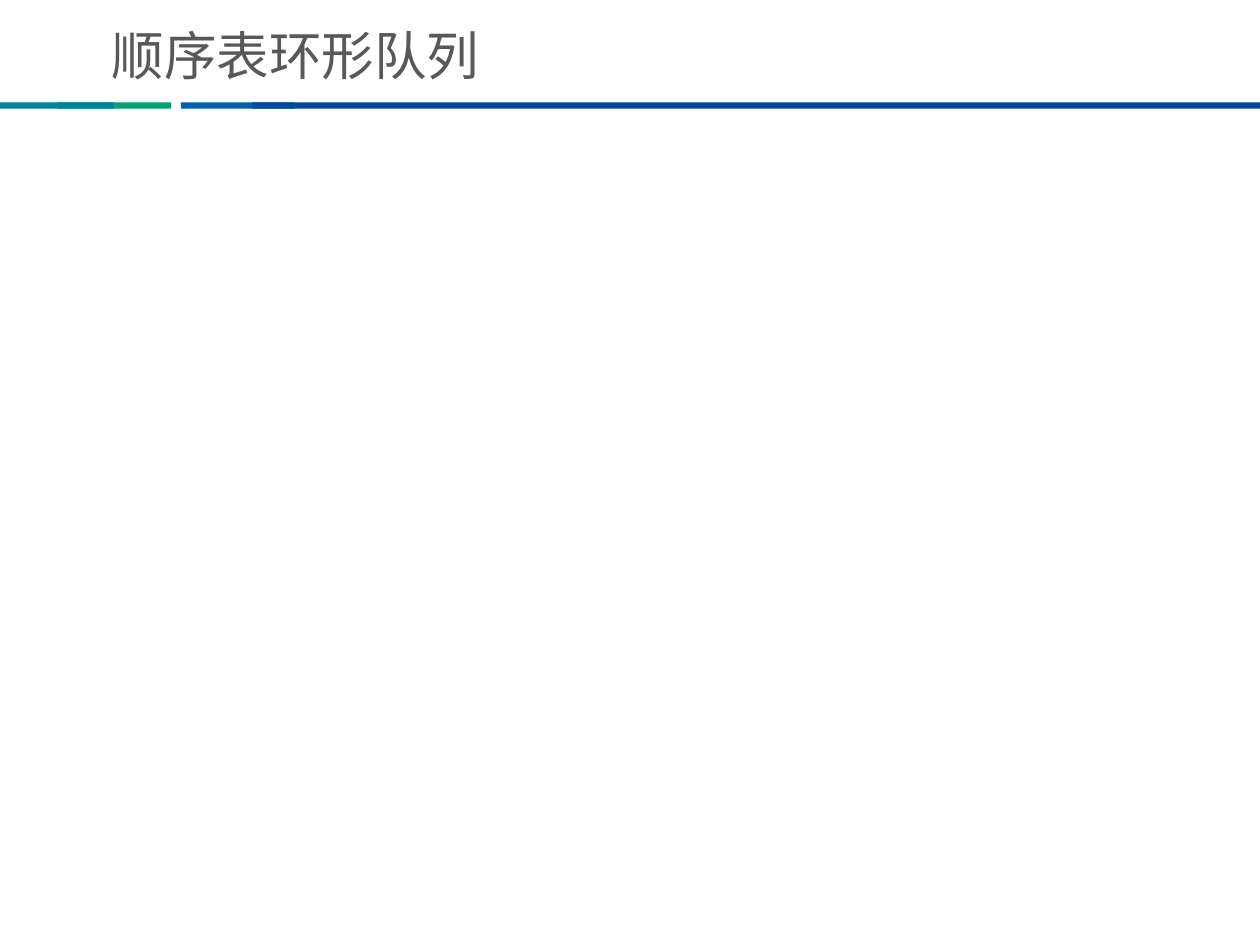
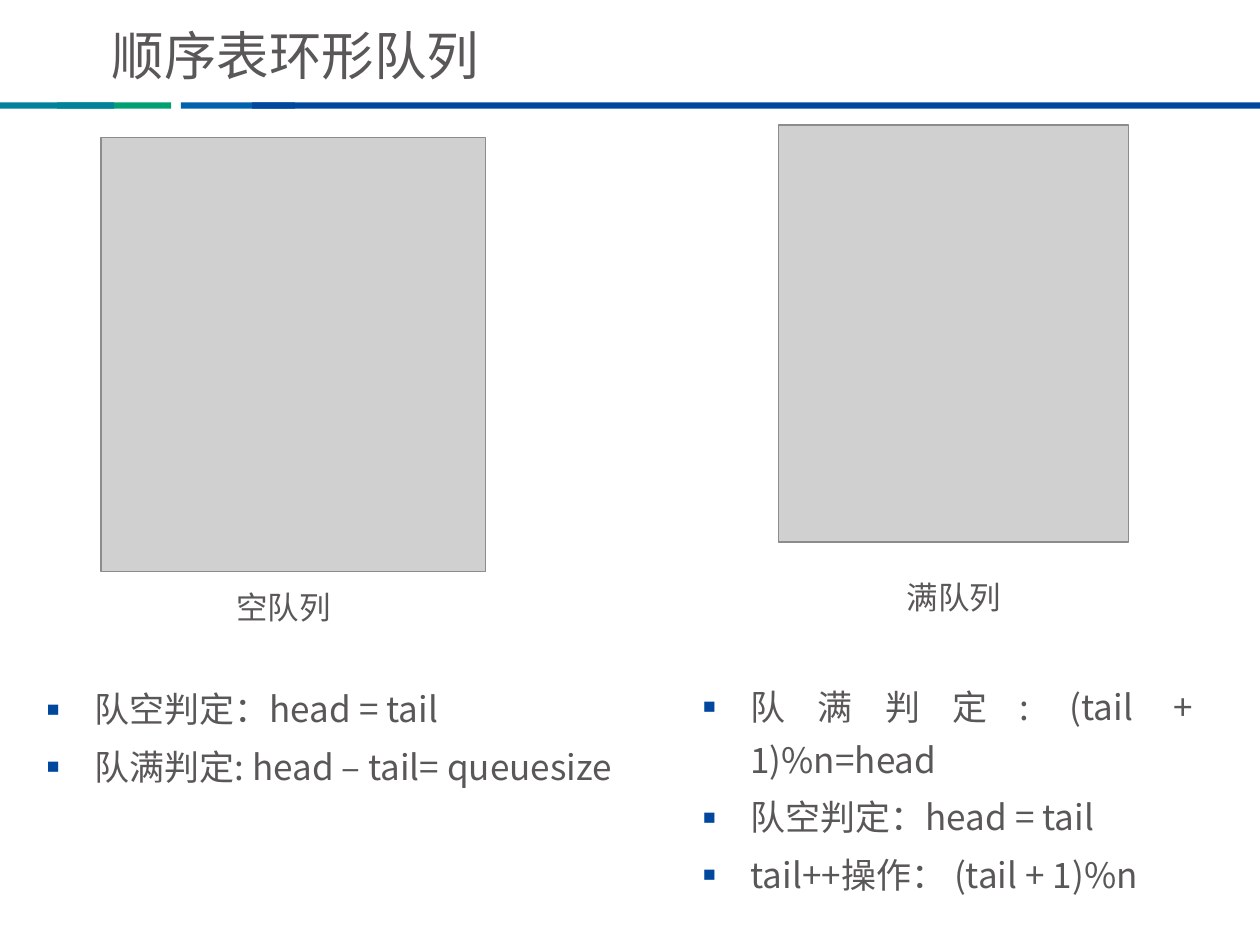
Before and after one commit to Tsaishichung/-, a slide deck: slide 44 of ppt/数据结构与算法分享/数据结构与算法（上）.ppt (slide 43 before the commit). Drawn at 1260x945 pixels with LibreOffice and Linux fonts; fonts in the diff are those of the drawing; grey boxes stand for pictures; background and template pictures are left out. Boxes give left, top, right and bottom in pixels: in the first picture for what was removed or moved away, otherwise in the second. Text is boxed around its words. In the diff, an @@ line names an element or a change of style, - is before the commit and + after.

```diff
--- a/ppt/数据结构与算法分享/数据结构与算法（上）.ppt
+++ b/ppt/数据结构与算法分享/数据结构与算法（上）.ppt
@@ picture added at box(101, 137, 485, 572) @@
@@ picture added at box(779, 125, 1129, 542) @@
@@ text added at box(236, 592, 330, 622), 18 pt, text #595757 @@
+空队列
@@ text added at box(907, 582, 1001, 612), 18 pt, text #595757 @@
+满队列
@@ text added at box(94, 692, 612, 788), 20 pt, text #595757 @@
+■ 队空判定：head = tail
+■ 队满判定: head – tail= queuesize
@@ text added at box(750, 690, 1138, 895), 20 pt, text #595757 @@
+■ 队满判定: (tail + 1)%n=head
+■ 队空判定：head = tail
+■ tail++操作： (tail + 1)%n
```
Also in this commit, not shown: 1 other slide changed, 4 slides added, 1 other file.
